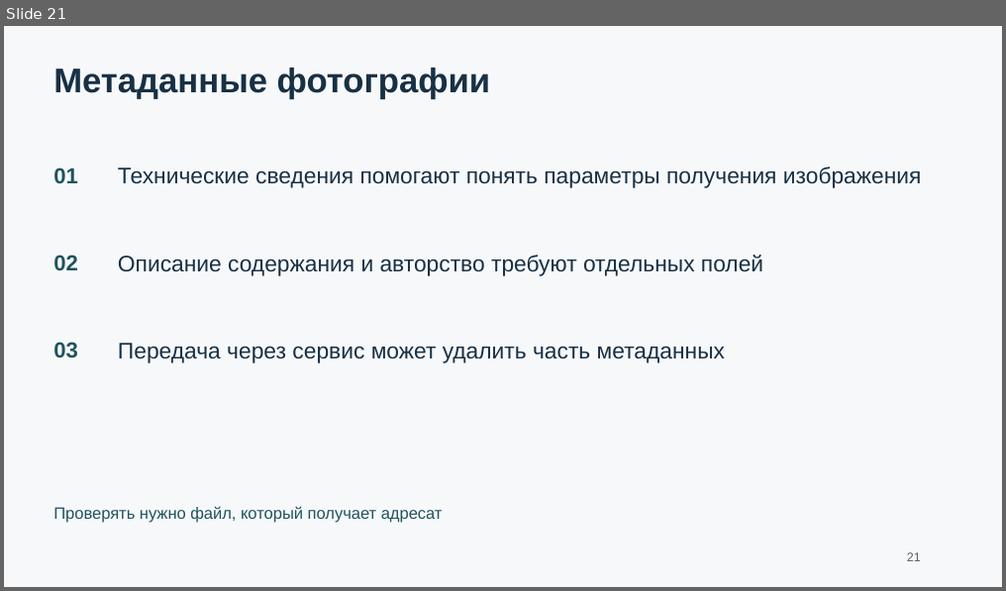
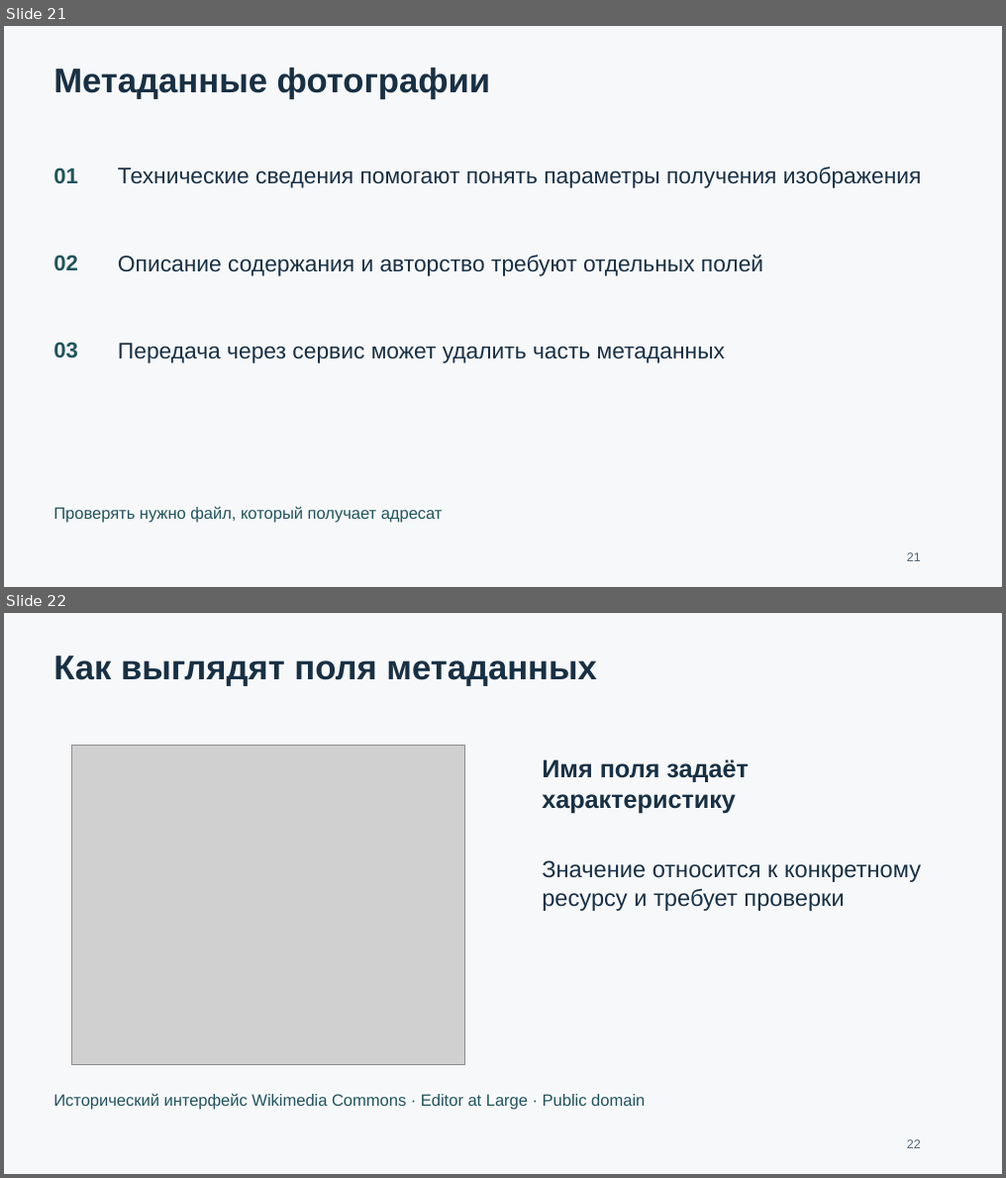
Before and after one commit to DanilChyksin/OP.09_Osnovy_raboty_s_informatsiei, a slide deck: Презентации/Лекция 2.2 — Метаданные.pptx. Shown one above the other, each under a label of ours: slide 21 before the commit, slides 21 and 22 after it. The pictures are 1006x591 and 1006x1178 pixels, drawn with LibreOffice and Linux fonts; fonts in the diff are those of the drawing; grey boxes stand for pictures. Boxes give left, top, right and bottom in pixels: in the first picture for what was removed or moved away, otherwise in the second. Text is boxed around its words. In the diff, an @@ line names an element or a change of style, - is before the commit and + after.

```diff
--- a/Презентации/Лекция 2.2 — Метаданные.pptx
+++ b/Презентации/Лекция 2.2 — Метаданные.pptx
@@ slide 22 added at box(4, 613, 1002, 1174), background #F7F8FA @@
@@ text added at box(54, 656, 597, 686), 33 pt, text #183044, bold @@
+Как выглядят поля метаданных
@@ picture added at box(72, 746, 464, 1065) @@
@@ text added at box(542, 760, 748, 813), 24 pt, text #183044, bold @@
+Имя поля задаёт характеристику
@@ text added at box(542, 861, 921, 911), 22.5 pt, text #183044 @@
+Значение относится к конкретному ресурсу и требует проверки
@@ text added at box(54, 1093, 645, 1110), 15.8 pt, text #20545D @@
+Исторический интерфейс Wikimedia Commons · Editor at Large · Public domain
@@ text added at box(907, 1140, 921, 1149), 12 pt, text #506473 @@
+22
```
Also in this commit, not shown: 16 slides changed, 1 other slide added, 7 other files.
